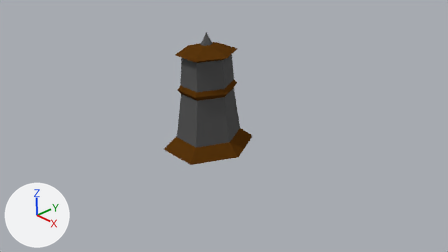
Renders of the Blender file Assets/Models/Tower.blend from each side of a commit.
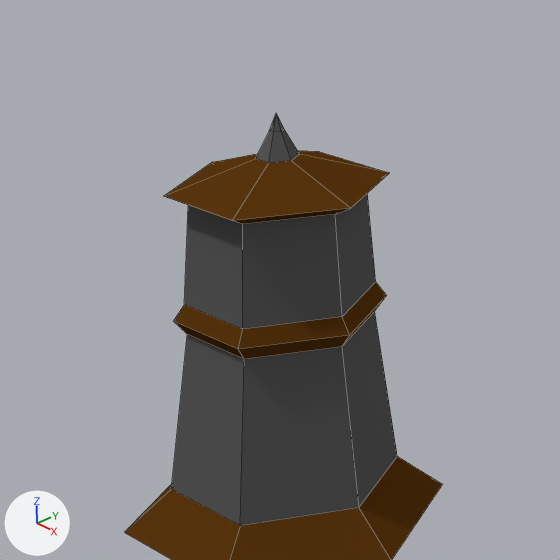
Each version appears first from the file's camera 'Camera', and next in a close-up on the part from 29% to 64% of the width and 0% to 62% of the height. Arrows for +X, +Y and +Z are at lower left; the lights stay in place. The close-ups show mesh edges as thin lines.

Script lines for the objects in view, before the commit:
```python
me_cube = bpy.data.meshes.new('Cube')
me_cube.from_pydata(...)  # 55 vertices, 54 faces; spans x -0.95..0.95, y -0.95..0.95, z 0.0..2.59
# faces by material slot: [24, 30]
me_cube.materials.append(mat_stone1)  # dark grey #585858
me_cube.materials.append(mat_wood)  # brown #58350e
ob_cube = bpy.data.objects.new('Cube', me_cube)
ob_cube.location = (0.0, 0.0, 0.0)
```
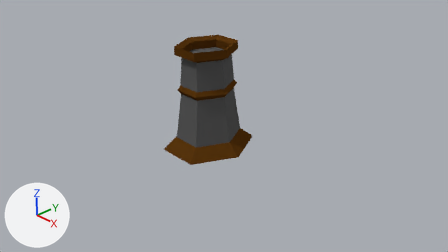
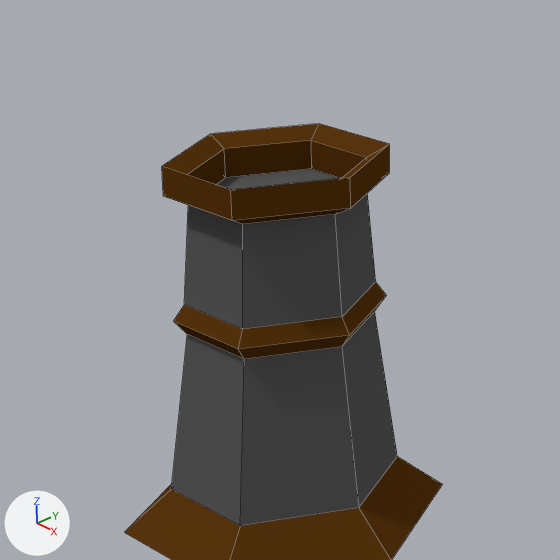
Diff of the bpy script that builds the scene:
```diff
--- a/Assets/Models/Tower.blend.py
+++ b/Assets/Models/Tower.blend.py
@@ me_cube @@
 # used by ob_cube; location = (0.0, 0.0, 0.0)
-me_cube.from_pydata(...)  # 55 vertices, 54 faces; spans x -0.95..0.95, y -0.95..0.95, z 0.0..2.59
+me_cube.from_pydata(...)  # 66 vertices, 67 faces; spans x -0.95..0.95, y -0.95..0.95, z 0.0..2.34
+# me_cube part 1
+# 13 vertices are removed from x -0.12..0.12, y -0.12..0.12, z 2.33..2.59
+# 18 faces are deleted
+# 24 new vertices lie (0.0, 0.0, 0.18) away from vertices in x -0.62..0.62, y -0.62..0.62, z 2.1..2.16
+# 30 new faces join them, mat_wood (brown #58350e)
+# 1 new face joins them, mat_stone1 (dark grey #585858)
 me_cube.materials.append(mat_stone1)
```

Changed parts and their boxes (x1, y1, x2, y2) in the close-ups (560 x 560 px):
'Cube', reshaped: before (124, 113, 443, 560); after (124, 124, 443, 560)
part 1 of me_cube, built on: before (164, 113, 389, 221); after (162, 124, 390, 221)
